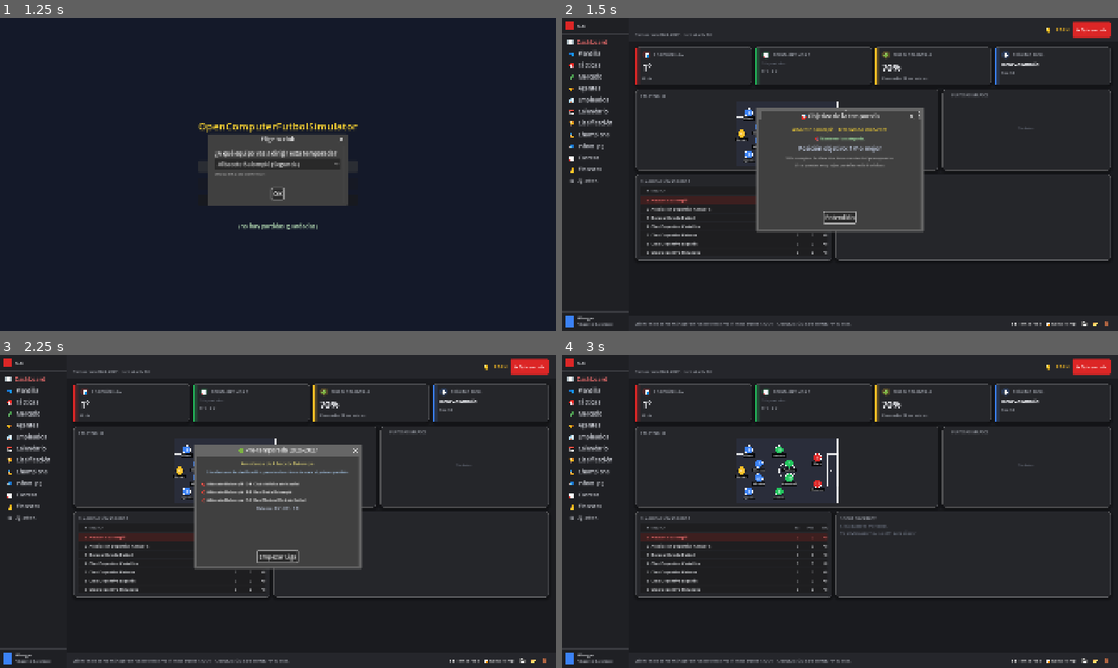
Above: before the commit, frames 1-4 (two rows, left to right).
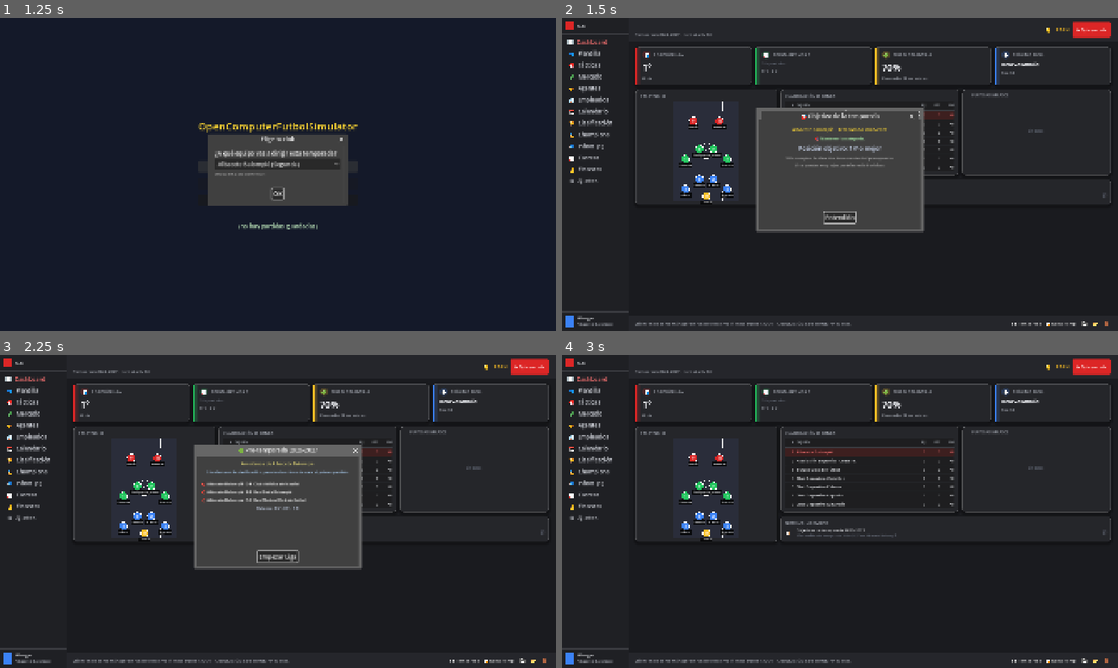
Above: after the commit, the same moments.

Repository: antxiko/OpenComputerFutbolSimulator
Game: Godot game, scene res://scenes/main_menu.tscn
Same seed, same stepped clock (60 frames per second), same inputs: the game is played once before the commit and once after it.
Inputs:
- Up to frame 1 (1.25 s): click "🆕 Nueva partida" at 0.5 s
- Up to frame 2 (1.5 s): click "OK" at 1.25 s
- Up to frame 3 (2.25 s): click "Empezar Liga" at 2 s
- Up to frame 4 (3 s): click "Empezar Liga" at 2.75 s

Frame 1 is identical in both runs. In frame 2, 3.5% of the frame differs, in the area x 13-99%, y 22-78%; in frame 3, 3.5%; in frame 4, 6.2%.

Commit message:
dashboard: layout reorganizado + mini-pitch vertical + sección Noticias
Layout nuevo:
┌─────────────────────────────────────────┐
│ KPI · KPI · KPI · KPI                   │
├─────────┬───────────────────────────────┤
│         │ Clasif    │ Chart puntos      │
│ CAMPO   │                               │
│ VERTI-  ├───────────────────────────────┤
│ CAL     │ Noticias · Actividad          │
│         │                               │
└─────────┴───────────────────────────────┘

- MiniPitch.set_vertical(true): portería propia abajo, ataque arriba.
  Helpers _to_screen() y _draw_area_rect() mapean coords internas en
  modo vertical (gira 90° antihorario).
- Pitch ocupa ~30% del ancho (stretch 1.0), right_area ~70% (stretch 2.33)
- Shortlist eliminado del dashboard (movible a otra vista si se quiere)
- Sección Noticias muestra los últimos 6 mensajes del inbox del user
  ordenados por jornada descendente, con icono según tipo (🏥 lesión,
  🎙 press, 📋 board, 💼 agente, etc.)

Co-Authored-By: Claude Opus 4.7 (1M context) <noreply@anthropic.com>

Diff:
--- a/scripts/ui/components/mini_pitch.gd
+++ b/scripts/ui/components/mini_pitch.gd
@@ -55,6 +55,10 @@
 # cuando el user cambia de formación y el slot_assignments queda con strings
 # de la formación anterior.
 var _formation: String = ""
+# Orientación: false=horizontal (campo a lo ancho), true=vertical (campo a lo
+# alto, portería propia abajo, ataque arriba). En vertical el control rota
+# las coordenadas internas: lo que era profundidad X pasa a Y inverso.
+var _vertical: bool = false
 
 
 func _ready() -> void:
@@ -70,18 +74,26 @@
 	queue_redraw()
 
 
+# Cambia la orientación. true = campo vertical (portería propia abajo).
+func set_vertical(vertical: bool) -> void:
+	_vertical = vertical
+	queue_redraw()
+
+
 func _draw() -> void:
 	var theme: UITheme = UIThemeManager.get_current()
-	# Mantener aspect ratio del campo (105m x 68m ≈ 1.54:1)
-	const PITCH_RATIO: float = 1.54
+	# Aspect ratio del campo (105m x 68m ≈ 1.54:1). En vertical se invierte
+	# (ancho/alto < 1), en horizontal es > 1.
+	const PITCH_RATIO_H: float = 1.54
+	var target_ratio: float = (1.0 / PITCH_RATIO_H) if _vertical else PITCH_RATIO_H
 	var rect: Rect2
 	var available_ratio: float = size.x / max(1.0, size.y)
-	if available_ratio > PITCH_RATIO:
-		var w: float = size.y * PITCH_RATIO
+	if available_ratio > target_ratio:
+		var w: float = size.y * target_ratio
 		var x: float = (size.x - w) * 0.5
 		rect = Rect2(x, 0, w, size.y)
 	else:
-		var h: float = size.x / PITCH_RATIO
+		var h: float = size.x / target_ratio
 		var y: float = (size.y - h) * 0.5
 		rect = Rect2(0, y, size.x, h)
 
@@ -90,28 +102,19 @@
 	var line_w: float = 2.0
 	draw_rect(rect, theme.pitch_lines, false, line_w)
 
-	var rx: float = rect.position.x
-	var ry: float = rect.position.y
-	var rw: float = rect.size.x
-	var rh: float = rect.size.y
-
-	# Línea medio campo
-	var mid_x: float = rx + rw * 0.5
-	draw_line(Vector2(mid_x, ry), Vector2(mid_x, ry + rh), theme.pitch_lines, line_w)
+	# Línea medio campo: profundidad interna 0.5 va de banda a banda
+	draw_line(_to_screen(rect, 0.5, 0.0), _to_screen(rect, 0.5, 1.0), theme.pitch_lines, line_w)
 	# Círculo central
-	var center := Vector2(mid_x, ry + rh * 0.5)
-	var r_center: float = min(rw, rh) * 0.12
+	var center: Vector2 = _to_screen(rect, 0.5, 0.5)
+	var r_center: float = min(rect.size.x, rect.size.y) * 0.12
 	draw_arc(center, r_center, 0.0, TAU, 32, theme.pitch_lines, line_w)
 	draw_circle(center, 3.0, theme.pitch_lines)
-	# Porterías (área pequeña)
-	var goal_w: float = rw * 0.10
-	var goal_h: float = rh * 0.50
-	var goal_y: float = ry + (rh - goal_h) * 0.5
-	draw_rect(Rect2(rx, goal_y, goal_w, goal_h), theme.pitch_lines, false, line_w)
-	draw_rect(Rect2(rx + rw - goal_w, goal_y, goal_w, goal_h), theme.pitch_lines, false, line_w)
+	# Áreas pequeñas (porterías): de profundidad 0..0.10 y 0.90..1.0, banda 0.25..0.75
+	_draw_area_rect(rect, 0.0, 0.10, 0.25, 0.75, theme.pitch_lines, line_w)
+	_draw_area_rect(rect, 0.90, 1.0, 0.25, 0.75, theme.pitch_lines, line_w)
 	# Puntos de penalti
-	draw_circle(Vector2(rx + goal_w * 0.7, ry + rh * 0.5), 2.0, theme.pitch_lines)
-	draw_circle(Vector2(rx + rw - goal_w * 0.7, ry + rh * 0.5), 2.0, theme.pitch_lines)
+	draw_circle(_to_screen(rect, 0.07, 0.5), 2.0, theme.pitch_lines)
+	draw_circle(_to_screen(rect, 0.93, 0.5), 2.0, theme.pitch_lines)
 
 	# === Calcular posiciones por LÍNEAS ===
 	var positions: Array = _compute_line_positions(_players)
@@ -119,17 +122,17 @@
 		return
 
 	# === Pintar jugadores ===
-	# Radius en función del tamaño del rect (campos pequeños = círculos más pequeños)
-	var radius: float = clampf(min(rw, rh) * 0.06, 9.0, 16.0)
+	# Radius en función del lado MENOR del rect (en vertical el lado menor es x)
+	var radius: float = clampf(min(rect.size.x, rect.size.y) * 0.06, 9.0, 16.0)
 	var font := ThemeDB.fallback_font
 	var font_size_num: int = max(9, int(radius * 0.9))
 	var font_size_name: int = max(8, int(radius * 0.75))
 	for pos_data: Dictionary in positions:
 		var i: int = pos_data["idx"]
 		var p: Dictionary = _players[i]
-		var x: float = rx + pos_data["x"] * rw
-		var y: float = ry + pos_data["y"] * rh
-		var center_p := Vector2(x, y)
+		var center_p: Vector2 = _to_screen(rect, float(pos_data["x"]), float(pos_data["y"]))
+		var x: float = center_p.x
+		var y: float = center_p.y
 		var line_type: String = String(pos_data.get("line_type", ""))
 		var color: Color = _color_for_line(line_type, p, theme)
 		# Sombra suave bajo el círculo
@@ -256,6 +259,32 @@
 	return result
 
 
+# Mapea coordenadas internas del campo (profundidad X 0..1, banda Y 0..1) a
+# coordenadas de pantalla dentro del rect dado. En horizontal: X=profundidad,
+# Y=banda. En vertical: el campo gira 90° antihorario (portería propia abajo).
+func _to_screen(rect: Rect2, internal_x: float, internal_y: float) -> Vector2:
+	if _vertical:
+		return Vector2(
+			rect.position.x + internal_y * rect.size.x,
+			rect.position.y + (1.0 - internal_x) * rect.size.y,
+		)
+	return Vector2(
+		rect.position.x + internal_x * rect.size.x,
+		rect.position.y + internal_y * rect.size.y,
+	)
+
+
+# Dibuja un rectángulo definido por coordenadas internas (no estiradas).
+#   x0, x1: profundidad (0..1, x0 < x1)
+#   y0, y1: banda (0..1, y0 < y1)
+func _draw_area_rect(rect: Rect2, x0: float, x1: float, y0: float, y1: float, color: Color, line_w: float) -> void:
+	var a: Vector2 = _to_screen(rect, x0, y0)
+	var b: Vector2 = _to_screen(rect, x1, y1)
+	var origin := Vector2(min(a.x, b.x), min(a.y, b.y))
+	var dim := Vector2(abs(b.x - a.x), abs(b.y - a.y))
+	draw_rect(Rect2(origin, dim), color, false, line_w)
+
+
 # Color del círculo según el tipo de línea (defensa/medio/ataque/portero).
 # Permite distinguir visualmente las líneas sin necesidad de leyenda.
 func _color_for_line(line_type: String, p: Dictionary, theme: UITheme) -> Color:
--- a/scripts/ui/game_hub.gd
+++ b/scripts/ui/game_hub.gd
@@ -3834,19 +3834,25 @@
 	kpi_rival.set_accent_color(theme.accent_info)
 	kpi_rival.setup("Próximo rival", rival_name, rival_short, "", "flat", "⚽")
 
-	# ============ FILA 2: MiniPitch | LineChart ============
-	var mid_row := HBoxContainer.new()
-	mid_row.add_theme_constant_override("separation", 12)
-	mid_row.size_flags_horizontal = Control.SIZE_EXPAND_FILL
-	root.add_child(mid_row)
-
-	# Mini pitch con titulares — glass panel (más espacio horizontal que el chart)
+	# ============ FILA 2+3: MAIN CONTENT ============
+	# Pitch (izq, full height de las 2 filas restantes, ~30% ancho) |
+	# VBox derecha (~70%):
+	#   - top:    clasificación | chart de puntos
+	#   - bottom: noticias / actividad de mercado
+	var main_content := HBoxContainer.new()
+	main_content.add_theme_constant_override("separation", 12)
+	main_content.size_flags_horizontal = Control.SIZE_EXPAND_FILL
+	main_content.size_flags_vertical = Control.SIZE_EXPAND_FILL
+	root.add_child(main_content)
+
+	# Mini pitch VERTICAL — glass panel, 30% del ancho
 	var pitch_panel := PanelContainer.new()
 	pitch_panel.add_theme_stylebox_override("panel", UIThemeManager.glass_panel_style())
-	pitch_panel.custom_minimum_size = Vector2(420, 280)
+	pitch_panel.custom_minimum_size = Vector2(280, 0)
 	pitch_panel.size_flags_horizontal = Control.SIZE_EXPAND_FILL
-	pitch_panel.size_flags_stretch_ratio = 1.8
-	mid_row.add_child(pitch_panel)
+	pitch_panel.size_flags_vertical = Control.SIZE_EXPAND_FILL
+	pitch_panel.size_flags_stretch_ratio = 1.0
+	main_content.add_child(pitch_panel)
 	var pitch_box := VBoxContainer.new()
 	pitch_box.add_theme_constant_override("separation", 6)
 	pitch_panel.add_child(pitch_box)
@@ -3858,6 +3864,7 @@
 	var mini_pitch := MiniPitch.new()
 	mini_pitch.size_flags_horizontal = Control.SIZE_EXPAND_FILL
 	mini_pitch.size_flags_vertical = Control.SIZE_EXPAND_FILL
+	mini_pitch.set_vertical(true)
 	pitch_box.add_child(mini_pitch)
 	var pitch_players: Array = []
 	if team != null and not user_lineup_template.is_empty():
@@ -3892,14 +3899,27 @@
 		formation_str = team.tactics_default.formation
 	mini_pitch.setup(pitch_players, true, formation_str)
 
+	# ===== ZONA DERECHA: VBox con (clasif + chart) arriba, noticias abajo =====
+	var right_area := VBoxContainer.new()
+	right_area.add_theme_constant_override("separation", 12)
+	right_area.size_flags_horizontal = Control.SIZE_EXPAND_FILL
+	right_area.size_flags_vertical = Control.SIZE_EXPAND_FILL
+	right_area.size_flags_stretch_ratio = 2.33   # ~70% del ancho vs pitch ~30%
+	main_content.add_child(right_area)
+
+	# --- TOP: clasificación | chart ---
+	var top_right := HBoxContainer.new()
+	top_right.add_theme_constant_override("separation", 12)
+	top_right.size_flags_horizontal = Control.SIZE_EXPAND_FILL
+	top_right.size_flags_vertical = Control.SIZE_EXPAND_FILL
+	right_area.add_child(top_right)
+
 	# Line chart: puntos por jornada del user vs líder vs umbral Europa.
-	# Compacto (stretch_ratio bajo) y proporcional a 38 jornadas.
 	var chart := LineChart.new()
 	chart.size_flags_horizontal = Control.SIZE_EXPAND_FILL
 	chart.size_flags_vertical = Control.SIZE_EXPAND_FILL
 	chart.size_flags_stretch_ratio = 1.0
-	chart.custom_minimum_size = Vector2(300, 280)
-	mid_row.add_child(chart)
+	chart.custom_minimum_size = Vector2(300, 240)
 	var series: Array = [
 		{
 			"name": "Tú",
@@ -3925,17 +3945,14 @@
 	]
 	chart.setup_multi(series, [], "Puntos acumulados", 38)
 
-	# ============ FILA 3: Tabla Liga (top 5) | Shortlist ============
-	var bot_row := HBoxContainer.new()
-	bot_row.add_theme_constant_override("separation", 12)
-	bot_row.size_flags_horizontal = Control.SIZE_EXPAND_FILL
-	root.add_child(bot_row)
-
-	# Tabla Liga top 5 — menos peso horizontal que el shortlist
+	# Tabla Clasificación (top 7)
 	var table_widget := DataTable.new()
 	table_widget.size_flags_horizontal = Control.SIZE_EXPAND_FILL
-	table_widget.size_flags_stretch_ratio = 1.0
-	bot_row.add_child(table_widget)
+	table_widget.size_flags_vertical = Control.SIZE_EXPAND_FILL
+	table_widget.size_flags_stretch_ratio = 1.2
+	top_right.add_child(table_widget)
+	# Chart al lado de la tabla
+	top_right.add_child(chart)
 	var columns: Array = [
 		{"key": "pos", "label": "#", "width": 30, "align": "right"},
 		{"key": "team", "label": "Equipo"},
@@ -3965,39 +3982,22 @@
 		liga_label = "Clasificación %s" % ("Primera" if team.division == "primera" else "Segunda")
 	table_widget.setup(columns, rows, liga_label, 7)
 
-	# Shortlist — glass panel, más espacio horizontal que la tabla
-	var shortlist_panel := PanelContainer.new()
-	shortlist_panel.size_flags_stretch_ratio = 1.4
-	shortlist_panel.add_theme_stylebox_override("panel", UIThemeManager.glass_panel_style())
-	shortlist_panel.size_flags_horizontal = Control.SIZE_EXPAND_FILL
-	bot_row.add_child(shortlist_panel)
-	var sl_vbox := VBoxContainer.new()
-	sl_vbox.add_theme_constant_override("separation", 6)
-	shortlist_panel.add_child(sl_vbox)
-	var sl_title := Label.new()
-	sl_title.text = "SCOUT SHORTLIST"
-	sl_title.add_theme_font_size_override("font_size", 14)
-	sl_title.add_theme_color_override("font_color", theme.text_secondary)
-	sl_vbox.add_child(sl_title)
-	if user_shortlist.is_empty():
-		var empty_lbl := Label.new()
-		empty_lbl.text = "Sin jugadores marcados.\nVe al Mercado y pulsa el ✚ para añadir."
-		empty_lbl.add_theme_font_size_override("font_size", 14)
-		empty_lbl.add_theme_color_override("font_color", theme.text_muted)
-		sl_vbox.add_child(empty_lbl)
-	else:
-		var count_shown: int = 0
-		for pid: String in user_shortlist:
-			if count_shown >= 8:
-				break
-			var info: Dictionary = _find_player_dashboard_info(pid)
-			if info.is_empty():
-				continue
-			var row := ShortlistRow.new()
-			row.setup(info)
-			row.remove_requested.connect(_on_shortlist_remove)
-			sl_vbox.add_child(row)
-			count_shown += 1
+	# --- BOTTOM: Noticias / Actividad ---
+	var news_panel := PanelContainer.new()
+	news_panel.size_flags_horizontal = Control.SIZE_EXPAND_FILL
+	news_panel.size_flags_vertical = Control.SIZE_EXPAND_FILL
+	news_panel.size_flags_stretch_ratio = 1.0
+	news_panel.add_theme_stylebox_override("panel", UIThemeManager.glass_panel_style())
+	right_area.add_child(news_panel)
+	var news_vbox := VBoxContainer.new()
+	news_vbox.add_theme_constant_override("separation", 6)
+	news_panel.add_child(news_vbox)
+	var news_title := Label.new()
+	news_title.text = "NOTICIAS · ACTIVIDAD"
+	news_title.add_theme_font_size_override("font_size", 14)
+	news_title.add_theme_color_override("font_color", theme.text_secondary)
+	news_vbox.add_child(news_title)
+	_populate_news_panel(news_vbox)
 
 
 # Devuelve {id, name, pos, age, club, value_eur, tier} para shortlist row
@@ -4014,6 +4014,99 @@
 				"club": t.short_name, "value_eur": val, "tier": p.tier,
 			}
 	return {}
+
+
+# Rellena la sección "Noticias · Actividad" del Dashboard. Mezcla los últimos
+# mensajes del inbox del user con eventos relevantes (placeholder de "actividad
+# de mercado" para añadir en el futuro).
+func _populate_news_panel(parent: VBoxContainer) -> void:
+	var theme: UITheme = UIThemeManager.get_current()
+	# Recolectar items: últimos N inbox messages ordenados por jornada descendente
+	var items: Array = []
+	for m: InboxMessage in user_inbox:
+		items.append({
+			"icon": _icon_for_inbox_type(m.type),
+			"title": m.title,
+			"body": m.body,
+			"jornada": m.jornada_when,
+			"read": m.read,
+		})
+	# Ordenar por jornada descendente (más reciente primero)
+	items.sort_custom(func(a: Dictionary, b: Dictionary) -> bool:
+		return int(a["jornada"]) > int(b["jornada"]))
+
+	if items.is_empty():
+		var empty_lbl := Label.new()
+		empty_lbl.text = "Sin novedades todavía. Avanza una jornada para ver actividad."
+		empty_lbl.add_theme_font_size_override("font_size", 14)
+		empty_lbl.add_theme_color_override("font_color", theme.text_muted)
+		parent.add_child(empty_lbl)
+		return
+
+	# Mostrar hasta 6 items
+	var max_items: int = min(6, items.size())
+	for i in range(max_items):
+		parent.add_child(_build_news_row(items[i]))
+
+
+func _icon_for_inbox_type(t: String) -> String:
+	match t:
+		"injury": return "🏥"
+		"press": return "🎙"
+		"board_message": return "📋"
+		"agent_offer": return "💼"
+		"transfer_rumor": return "🔄"
+		"manager_offer": return "📨"
+		"coach_award": return "🏆"
+		_: return "📰"
+
+
+func _build_news_row(item: Dictionary) -> Control:
+	var theme: UITheme = UIThemeManager.get_current()
+	var row := HBoxContainer.new()
+	row.add_theme_constant_override("separation", 10)
+	row.size_flags_horizontal = Control.SIZE_EXPAND_FILL
+
+	var icon_lbl := Label.new()
+	icon_lbl.text = String(item.get("icon", "📰"))
+	icon_lbl.add_theme_font_size_override("font_size", 18)
+	icon_lbl.custom_minimum_size = Vector2(28, 0)
+	row.add_child(icon_lbl)
+
+	var text_box := VBoxContainer.new()
+	text_box.add_theme_constant_override("separation", 0)
+	text_box.size_flags_horizontal = Control.SIZE_EXPAND_FILL
+	row.add_child(text_box)
+
+	var title_lbl := Label.new()
+	title_lbl.text = String(item.get("title", ""))
+	title_lbl.add_theme_font_size_override("font_size", 14)
+	var unread: bool = not bool(item.get("read", false))
+	title_lbl.add_theme_color_override("font_color", theme.text_primary if unread else theme.text_secondary)
+	title_lbl.clip_text = true
+	text_box.add_child(title_lbl)
+
+	var body: String = String(item.get("body", ""))
+	if body != "":
+		var body_lbl := Label.new()
+		# Mostrar solo la primera línea / primeros 100 chars
+		var first_line: String = body.split("\n")[0]
+		if first_line.length() > 100:
+			first_line = first_line.substr(0, 97) + "..."
+		body_lbl.text = first_line
+		body_lbl.add_theme_font_size_override("font_size", 12)
+		body_lbl.add_theme_color_override("font_color", theme.text_muted)
+		body_lbl.clip_text = true
+		text_box.add_child(body_lbl)
+
+	var jornada_lbl := Label.new()
+	jornada_lbl.text = "J%d" % int(item.get("jornada", 0))
+	jornada_lbl.add_theme_font_size_override("font_size", 11)
+	jornada_lbl.add_theme_color_override("font_color", theme.text_muted)
+	jornada_lbl.custom_minimum_size = Vector2(36, 0)
+	jornada_lbl.horizontal_alignment = HORIZONTAL_ALIGNMENT_RIGHT
+	row.add_child(jornada_lbl)
+	return row
 
 
 func _on_shortlist_remove(player_id: String) -> void:
